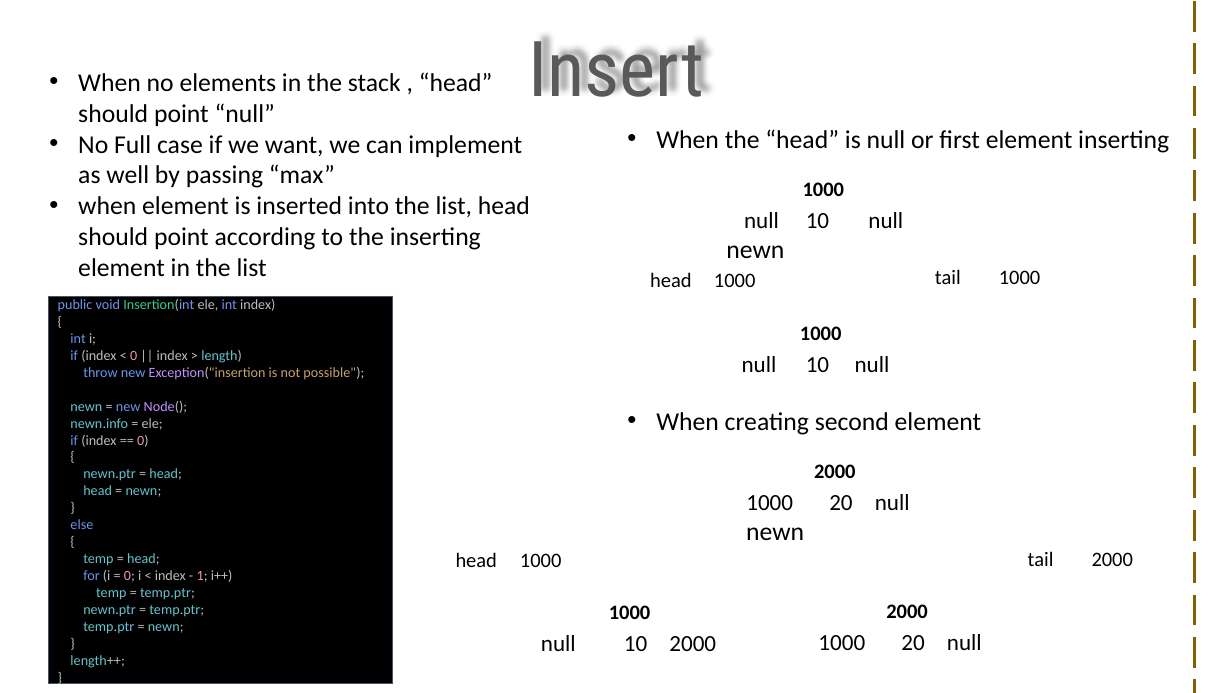
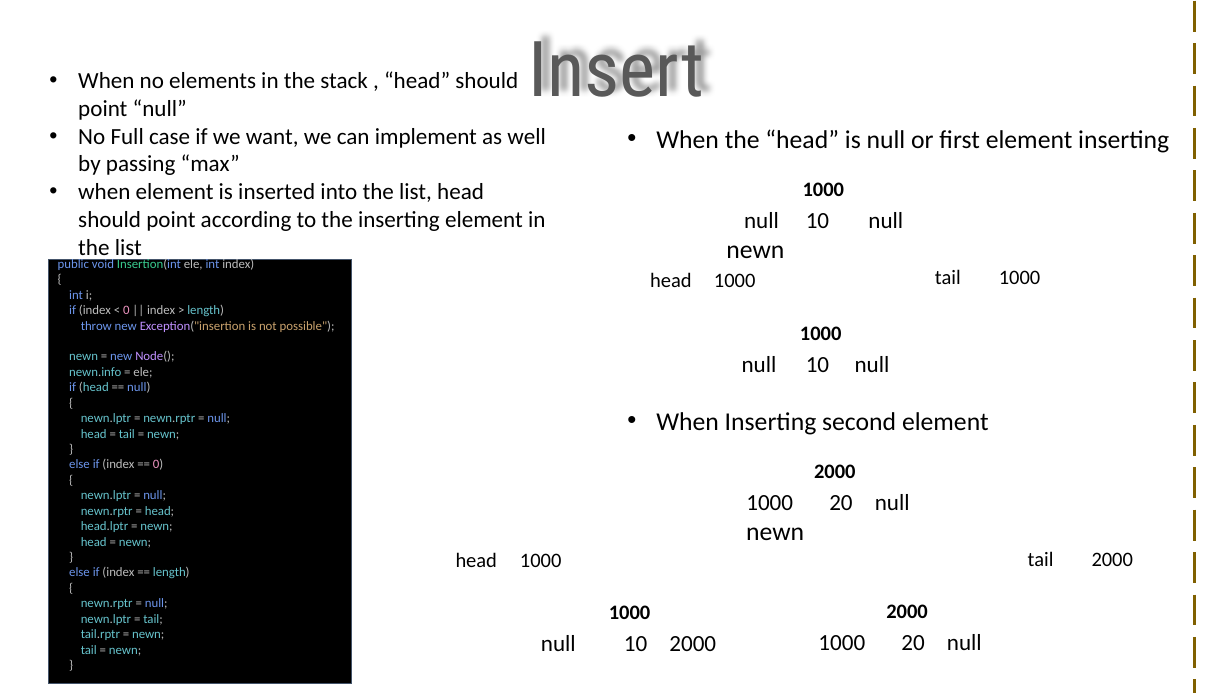
Before and after one commit to visweswarpenti/Trainings, a slide deck: slide 5 of Data Structures using C#/data-structures-using-.net-core-csharp/Linked List/Double Linked List/Double Linked List.pptx. Drawn at 1232x693 pixels with LibreOffice and Linux fonts; fonts in the diff are those of the drawing; background and template pictures are left out. Boxes give left, top, right and bottom in pixels: in the first picture for what was removed or moved away, otherwise in the second. Text is boxed around its words. In the diff, an @@ line names an element or a change of style, - is before the commit and + after.

Commit message:
double linked list changes : VP

```diff
--- a/Data Structures using C#/data-structures-using-.net-core-csharp/Linked List/Double Linked List/Double Linked List.pptx
+++ b/Data Structures using C#/data-structures-using-.net-core-csharp/Linked List/Double Linked List/Double Linked List.pptx
@@ text "When no elements in the ..." at (78, 71, 545, 261): size 20 to 18 pt @@
@@ rectangle "public void Insertion(int ele, int ...": place and size @@
-rectangle "public void Insertion(int ele, int ..." at (49, 297, 393, 684)
+rectangle "public void Insertion(int ele, int ..." at (49, 260, 352, 684)
@@ text in rectangle at (58, 257, 335, 656): text changed; size 11 to 10 pt; text colour #BDBDBD to #66C3CC @@
-public void Insertion(int ele, int index)
-{
-int i;
-if (index < 0 || index > length)
-throw new Exception("insertion is not possible");
-newn = new Node();
-newn.info = ele;
-if (index == 0)
-{
-newn.ptr = head;
-head = newn;
-}
-else
-{
-temp = head;
-for (i = 0; i < index - 1; i++)
-temp = temp.ptr;
-newn.ptr = temp.ptr;
-temp.ptr = newn;
-}
-length++;
-}
+public void Insertion(int ele, int index)
+{
+int i;
+if (index < 0 || index > length)
+throw new Exception("insertion is not possible");
+newn = new Node();
+newn.info = ele;
+if (head == null)
+{
+newn.lptr = newn.rptr = null;
+head = tail = newn;
+}
+else if (index == 0)
+{
+newn.lptr = null;
+newn.rptr = head;
+head.lptr = newn;
+head = newn;
+}
+else if (index == length)
+{
+newn.rptr = null;
+newn.lptr = tail;
+tail.rptr = newn;
+tail = newn;
+}
@@ text at (656, 412, 989, 435): text changed @@
-• When creating second element
+• When Inserting second element
```
Also in this commit, not shown: 9 other slides changed.
